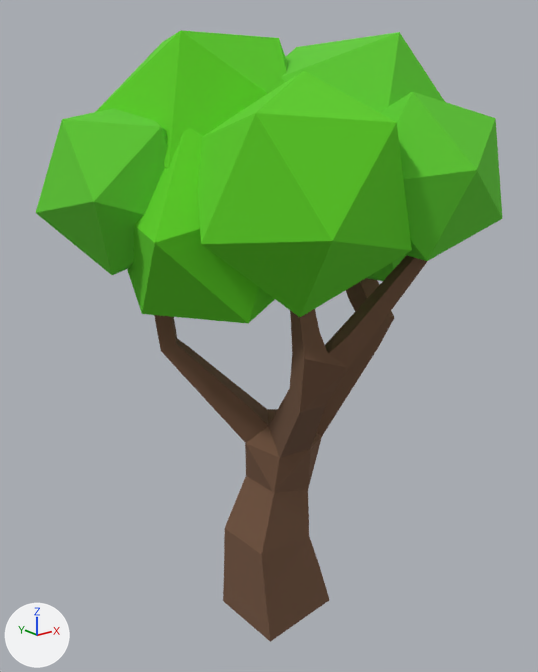
The OBJ model project/resources/Model/MapObject/Tree/Tree.obj as it was, and as the next commit left it.
Both versions are drawn from a 50 mm camera at (-2.8, -3.39, 3.09) aimed at (0.02, 0.14, 1.68). Every picture has the same lights, and +X, +Y and +Z are marked at lower left. The first picture is the older version. Where no turn or scale is listed for an object, it has been applied to the vertices.

Names of what the first picture shows: 'Tree_5'.
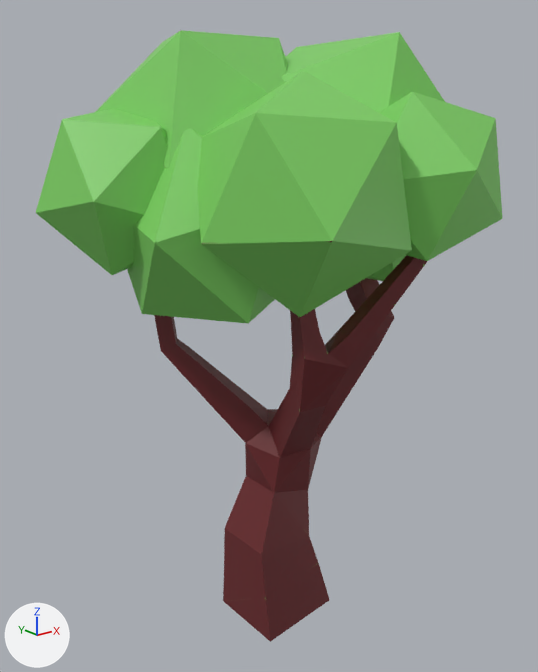
Pixel boxes (x1, y1, x2, y2) of what changed, in the pictures (538 x 672 px):
'Tree_5', recoloured, surface changed: (36, 30, 503, 642) in both
part 1 of me_tree_5, recoloured: (154, 255, 427, 642) in both
part 2 of me_tree_5, recoloured (lighter): (96, 30, 412, 323) in both
part 3 of me_tree_5, recoloured (lighter): (36, 32, 503, 281) in both
part 4 of me_tree_5, surface changed: (36, 30, 503, 642) in both

The edits, one by one:
Picture 'Tree1.png' (img_tree1_png) is new.
Material 'マテリアル.001' (mat_マテリアル_001) is new.
Its texture is img_tree1_png.
me_tree_5 has 468 vertices, 900 faces and spans x -1.22..1.3, y -1.11..1.28, z -0.31..3.47.
me_tree_5 is used by ob_tree_5; location (0.0, 0.0, 0.0).
me_tree_5 part 1: all 740 faces that had it switch from mat_brown_004 (brown #72533e) to mat_マテリアル_001 (picture img_tree1_png).
me_tree_5 part 2: all 80 faces that had it switch from mat_green_002 (green #5dd11f) to mat_マテリアル_001 (picture img_tree1_png).
me_tree_5 part 3: all 80 faces that had it switch from mat_green_003 (green #5fcc30) to mat_マテリアル_001 (picture img_tree1_png).
me_tree_5 part 4: texture (UV) coordinates of 900 of 900 faces, centred in x -1.15..1.2, y -1.0..1.18, z -0.28..3.45, changed; they spanned u 0.0..1.0, v 0.0..0.47 and now span u 0.0..1.0, v 0.0..1.0.
